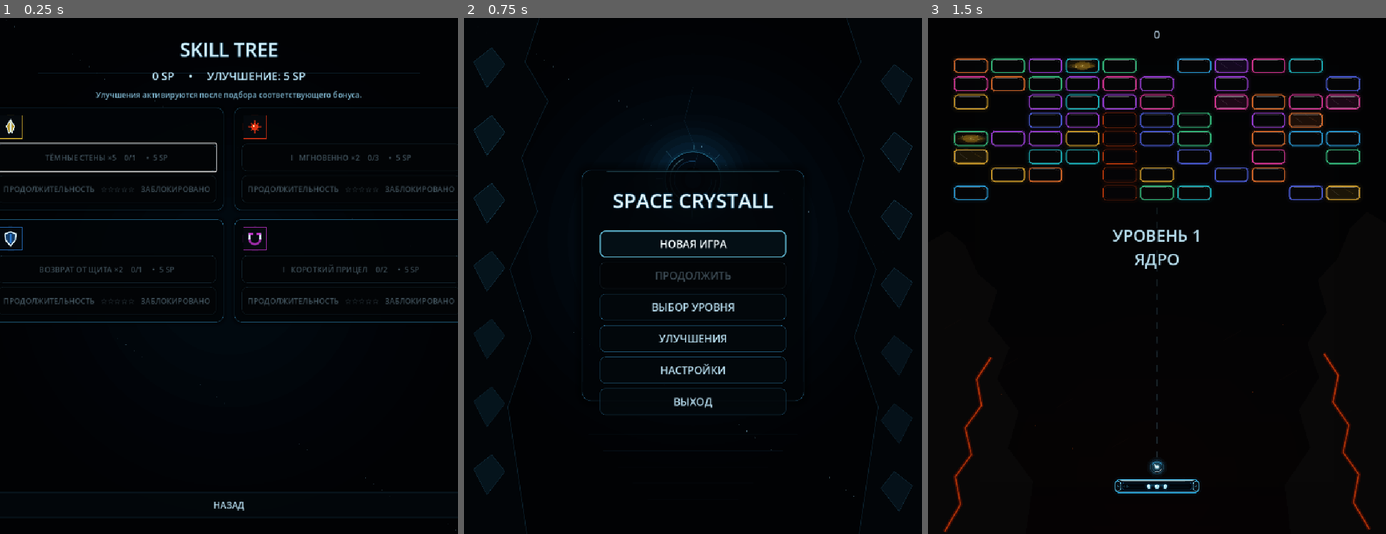
Above: before the commit, frames 1-3 (left to right).
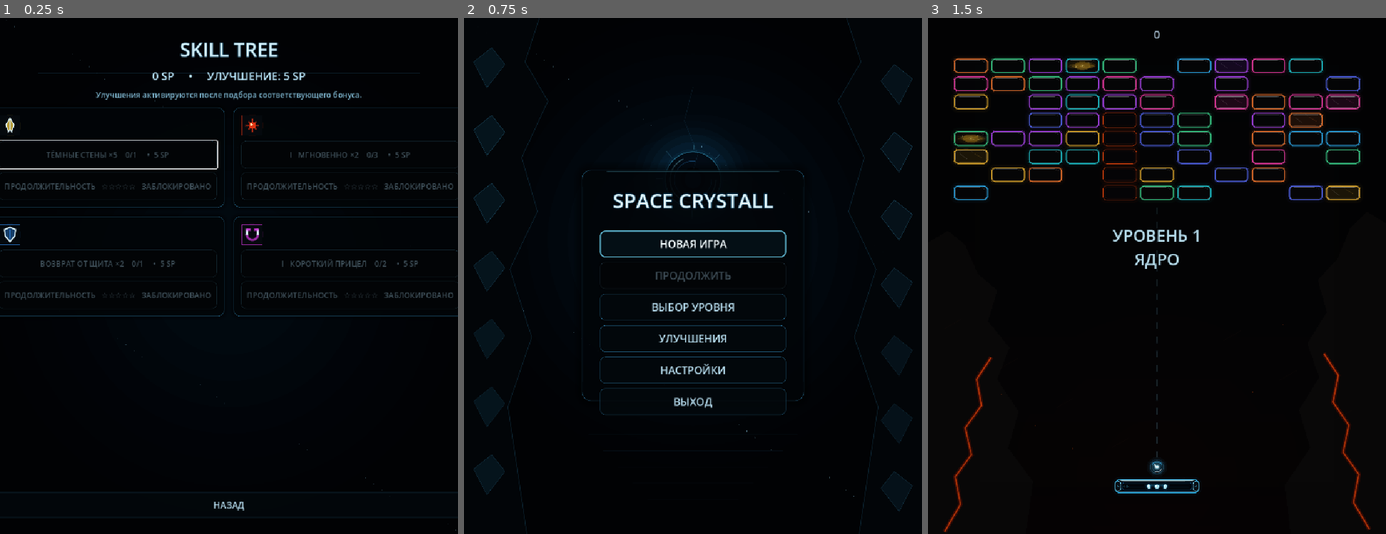
Above: after the commit, the same moments.

Repository: Ardarik421/arkanoid
Game: Godot game, scene res://scenes/skill_tree.tscn
Two runs of this game, one before a commit and one after it. Both use one fixed random seed, a clock stepped at 60 frames per second and the inputs below. This scene is started directly instead of the project's main scene. Sound files missing from this copy of the repository are replaced by a short silence.
Inputs:
- Up to frame 1 (0.25 s): no input
- Up to frame 2 (0.75 s): click "НАЗАД" at 0.5 s
- Up to frame 3 (1.5 s): click "НОВАЯ ИГРА" at 1.25 s

The runs differ from the first frame. In frame 1, 4.6% of the frame differs, in the area x 0-100%, y 17-59%; in frame 2, nothing differs; in frame 3, nothing differs.

Commit message:
Fit skill cards within viewport

Diff:
--- a/scenes/skill_tree.tscn
+++ b/scenes/skill_tree.tscn
@@ -17,9 +17,9 @@
 anchors_preset = 15
 anchor_right = 1.0
 anchor_bottom = 1.0
-offset_left = 72.0
+offset_left = 34.0
 offset_top = 38.0
-offset_right = -72.0
+offset_right = -34.0
 offset_bottom = -34.0
 grow_horizontal = 2
 grow_vertical = 2
@@ -46,12 +46,12 @@
 [node name="Branches" type="GridContainer" parent="Margin/VBox"]
 layout_mode = 2
 size_flags_vertical = 3
-theme_override_constants/h_separation = 22
+theme_override_constants/h_separation = 18
 theme_override_constants/v_separation = 18
 columns = 2
 
 [node name="Piercing" type="PanelContainer" parent="Margin/VBox/Branches"]
-custom_minimum_size = Vector2(390, 0)
+custom_minimum_size = Vector2(0, 205)
 layout_mode = 2
 size_flags_horizontal = 3
 [node name="Content" type="VBoxContainer" parent="Margin/VBox/Branches/Piercing"]
@@ -60,7 +60,7 @@
 [node name="Header" type="HBoxContainer" parent="Margin/VBox/Branches/Piercing/Content"]
 layout_mode = 2
 [node name="Icon" type="Control" parent="Margin/VBox/Branches/Piercing/Content/Header"]
-custom_minimum_size = Vector2(54, 54)
+custom_minimum_size = Vector2(48, 48)
 layout_mode = 2
 script = ExtResource("2")
 icon_type = "piercing"
@@ -72,10 +72,10 @@
 text = "ТЁМНЫЕ СТЕНЫ ×5"
 [node name="Duration" type="Button" parent="Margin/VBox/Branches/Piercing/Content"]
 layout_mode = 2
-text = "ПРОДОЛЖИТЕЛЬНОСТЬ ☆☆☆☆☆"
+text = "ПРОДОЛЖИТЕЛЬНОСТЬ\n☆☆☆☆☆"
 
 [node name="Explosive" type="PanelContainer" parent="Margin/VBox/Branches"]
-custom_minimum_size = Vector2(390, 0)
+custom_minimum_size = Vector2(0, 205)
 layout_mode = 2
 size_flags_horizontal = 3
 [node name="Content" type="VBoxContainer" parent="Margin/VBox/Branches/Explosive"]
@@ -84,7 +84,7 @@
 [node name="Header" type="HBoxContainer" parent="Margin/VBox/Branches/Explosive/Content"]
 layout_mode = 2
 [node name="Icon" type="Control" parent="Margin/VBox/Branches/Explosive/Content/Header"]
-custom_minimum_size = Vector2(54, 54)
+custom_minimum_size = Vector2(48, 48)
 layout_mode = 2
 script = ExtResource("2")
 icon_type = "explosive"
@@ -96,10 +96,10 @@
 text = "I  МГНОВЕННО ×2"
 [node name="Duration" type="Button" parent="Margin/VBox/Branches/Explosive/Content"]
 layout_mode = 2
-text = "ПРОДОЛЖИТЕЛЬНОСТЬ ☆☆☆☆☆"
+text = "ПРОДОЛЖИТЕЛЬНОСТЬ\n☆☆☆☆☆"
 
 [node name="Shield" type="PanelContainer" parent="Margin/VBox/Branches"]
-custom_minimum_size = Vector2(390, 0)
+custom_minimum_size = Vector2(0, 205)
 layout_mode = 2
 size_flags_horizontal = 3
 [node name="Content" type="VBoxContainer" parent="Margin/VBox/Branches/Shield"]
@@ -108,7 +108,7 @@
 [node name="Header" type="HBoxContainer" parent="Margin/VBox/Branches/Shield/Content"]
 layout_mode = 2
 [node name="Icon" type="Control" parent="Margin/VBox/Branches/Shield/Content/Header"]
-custom_minimum_size = Vector2(54, 54)
+custom_minimum_size = Vector2(48, 48)
 layout_mode = 2
 script = ExtResource("2")
 icon_type = "shield"
@@ -117,13 +117,13 @@
 size_flags_horizontal = 3
 [node name="Gameplay" type="Button" parent="Margin/VBox/Branches/Shield/Content"]
 layout_mode = 2
-text = "RETURN BOOST ×2"
+text = "ВОЗВРАТ ОТ ЩИТА ×2"
 [node name="Duration" type="Button" parent="Margin/VBox/Branches/Shield/Content"]
 layout_mode = 2
-text = "ПРОДОЛЖИТЕЛЬНОСТЬ ☆☆☆☆☆"
+text = "ПРОДОЛЖИТЕЛЬНОСТЬ\n☆☆☆☆☆"
 
 [node name="Magnet" type="PanelContainer" parent="Margin/VBox/Branches"]
-custom_minimum_size = Vector2(390, 0)
+custom_minimum_size = Vector2(0, 205)
 layout_mode = 2
 size_flags_horizontal = 3
 [node name="Content" type="VBoxContainer" parent="Margin/VBox/Branches/Magnet"]
@@ -132,7 +132,7 @@
 [node name="Header" type="HBoxContainer" parent="Margin/VBox/Branches/Magnet/Content"]
 layout_mode = 2
 [node name="Icon" type="Control" parent="Margin/VBox/Branches/Magnet/Content/Header"]
-custom_minimum_size = Vector2(54, 54)
+custom_minimum_size = Vector2(48, 48)
 layout_mode = 2
 script = ExtResource("2")
 icon_type = "magnet"
@@ -144,7 +144,7 @@
 text = "I  КОРОТКИЙ ПРИЦЕЛ"
 [node name="Duration" type="Button" parent="Margin/VBox/Branches/Magnet/Content"]
 layout_mode = 2
-text = "ПРОДОЛЖИТЕЛЬНОСТЬ ☆☆☆☆☆"
+text = "ПРОДОЛЖИТЕЛЬНОСТЬ\n☆☆☆☆☆"
 
 [node name="BackButton" type="Button" parent="Margin/VBox"]
 layout_mode = 2
